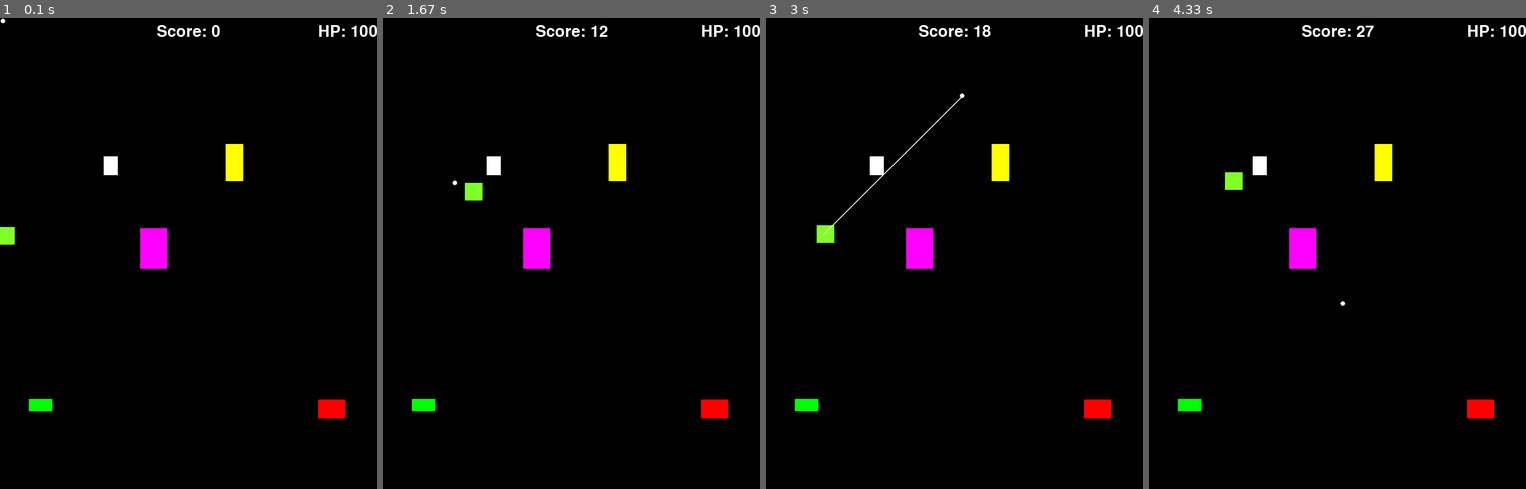
Above: before the commit, frames 1-4 (left to right).
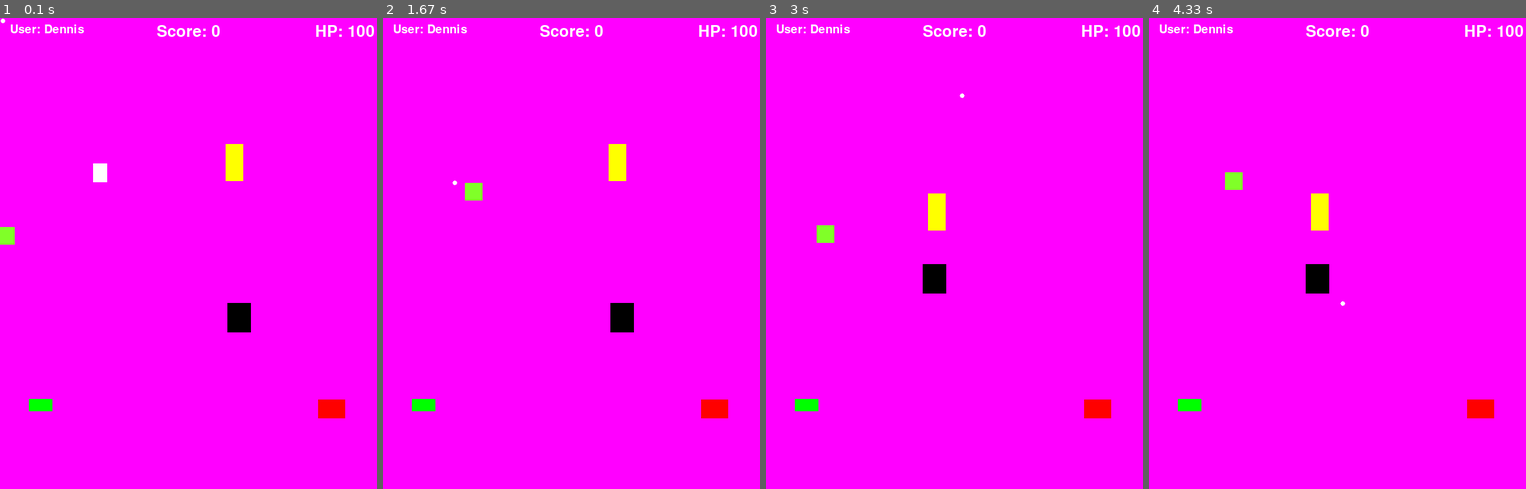
Above: after the commit, the same moments.

Repository: Dennis-Oberg/pygamemess
Game: pygame game, started from gameCore.py
Two runs of this game, one before a commit and one after it. Both use one fixed random seed, a clock stepped at 60 frames per second and the inputs below.
Inputs (mouse positions are in pixels of both pictures, inside the frame that each line leads up to):
- Up to frame 1 (0.1 s): no input
- Up to frame 2 (1.67 s): click (571, 253) at 0.38 s; hold D 0.67-1.13 s; click (692, 239) at 0.75 s; hold W 1.17-1.47 s; click (481, 258) at 1.25 s; hold D from 1.5 s (still down); click (454, 182) at 1.58 s
- Up to frame 3 (3 s): release D at 1.97 s; hold A 2-2.53 s; click (1011, 88) at 2.08 s; hold S 2.57-2.87 s; click (999, 295) at 2.65 s; hold A from 2.9 s (still down); click (962, 93) at 2.98 s
- Up to frame 4 (4.33 s): release A at 3.3 s; hold W 3.33-3.7 s; click (1201, 239) at 3.42 s; hold D from 3.73 s (still down); click (1341, 305) at 3.82 s

The runs differ from the first frame. In frame 1, 98% of the frame differs, in the area x 0-100%, y 0-100%; in frame 2, 98%; in frame 3, 98%; in frame 4, 98%.

Commit message:
somewhat working stuff

Diff:
--- a/gameCore.py
+++ b/gameCore.py
@@ -8,6 +8,9 @@
 pygame.init()
 vec = pygame.math.Vector2
 mainClock = pygame.time.Clock()
+
+lead_x = 300
+lead_y = 300
 
 
 HEIGHT = 800
@@ -97,22 +100,28 @@
 
 
 
-    def createMouse(self, surface):
+    def createMouse(self, surface, boxList):
         pygame.mouse.set_visible(False)
         pygame.draw.circle(surface, (255,255,255), pygame.mouse.get_pos(), 4)
-        if event.type == pygame.MOUSEBUTTONDOWN:
+        if event.type == pygame.MOUSEBUTTONDOWN and self.isAiming(boxList):
             self.drawLine(surface)
             self.score += 1
 
 
-    def drawLine(self, surface):
-        pygame.draw.line(surface, (255,255,255), (self.pos.x, self.pos.y - 15),pygame.mouse.get_pos(), 2)
+        #LÖS SENARE  boxes.rect.center funkar ej
+    def isAiming(self, boxList):
+        for boxes in boxList:
+            if (pygame.mouse.get_pos() == boxes.rect.center):
+                return True
+
+    def drawLine(self, surface, boxList):
+            pygame.draw.line(surface, colours[random.randint(0, 7)], (self.pos.x, self.pos.y - 15),pygame.mouse.get_pos(), random.randint(2,4))
 
     def checkBoXCollision(self, boxList):
         for boxes in boxList:
             if(self.rect.colliderect(boxes.rect)):
-               self.hp -= 1
-
+               #self.hp -= 1
+               return True
 
 
 
@@ -134,8 +143,9 @@
             self.vel.y = HEIGHT
             self.health =- 2
 
-class Box():
+class Box(pygame.sprite.Sprite):
     def __init__(self, color, x,y,width,height, text=''):
+        super().__init__()
         self.color = color
         self.x = x
         self.y = y
@@ -143,10 +153,34 @@
         self.height = height
         self.text = text
         self.pos = vec(x,y)
+        self.speed = 6
+        self.min_dist = 200
+        self.lead_x_change = 0
+        self.lead_y_change = 0
+        self.lead_x = 10
+        self.lead_y = 10
 
         self.rect = pygame.Rect(x,y, width, height)
 
 
+    def boxFollowPlayer(self, player, boxList):
+        if player.checkBoXCollision(boxList):
+            player.hp +=1
+        else:
+            self.lead_x += self.lead_x_change
+            self.lead_y += self.lead_y_change
+
+            delta_x = player.pos.x - self.pos.x
+            delta_y = player.pos.y - self.pos.y
+
+            if abs(delta_x) <= self.min_dist and abs(delta_y) <= self.min_dist:
+                enemy_move_x = abs(delta_x) > abs(delta_y)
+                if abs(delta_x) > self.speed and abs(delta_x) > self.speed:
+                    enemy_move_x = random.random() < 0.5
+                if enemy_move_x:
+                    self.x += min(delta_x, self.speed) if delta_x > 0 else max(delta_x, -self.speed)
+                else:
+                    self.y += min(delta_y, self.speed) if delta_y > 0 else max(delta_y, -self.speed)
 
 
     def draw(self,win,outline=None):
@@ -169,20 +203,6 @@
         return False
 
 
-class Game():
-    def __init__(self, width, heigth):
-        self.width = width
-        self.heigth = heigth
-        self.Main()
-
-    def Main(self):
-        print("Hej")
-
-    def gameState(self, displaySurface):
-        pass
-
-    def optionState(self, displaySurface):
-        pass
 
 
 
@@ -194,6 +214,7 @@
         self.mx, self.my = pygame.mouse.get_pos()
 
 
+
     def draw_text(self, displaySurface,text, font, color, x,y):
         textobject = font.render(text, 1, color)
         textrectangle = textobject.get_rect()
@@ -207,9 +228,11 @@
 
     def gameOver(self, player):
         if player.hp <= 0:
-            self.main_menu()
-
-    def main_menu(self):
+            self.main_menu(self.surface)
+
+
+    def main_menu(self, displaySurface):
+
         while True:
             self.surface.fill((125,200,30))
             self.draw_text(self.surface, "Game Over", 200, WIDTH / 2, HEIGHT / 2)
@@ -260,11 +283,6 @@
 
 
 
-
-
-
-
-
 all_sprites = pygame.sprite.Group()
 all_sprites.add(play1)
 
@@ -274,12 +292,11 @@
 boxList = []
 for randomObst in range(6):
     boxList.append(Box(colours[random.randint(0,7)],  random.randint(40,WIDTH),random.randint(80, HEIGHT), random.randint(20,80), random.randint(20,80)))
-
-if __name__ == "__main__":
-    Game(WIDTH, HEIGHT)
+    platforms.add(boxList)
+
 
 while True:
-    displaysurface.fill((0,0,0))
+    displaysurface.fill(PINK)
 
     for event in pygame.event.get():
         if event.type == QUIT:
@@ -289,27 +306,27 @@
             pygame.quit()
             sys.exit
 
-    for button in boxList:
-        button.draw(displaysurface)
+    for boxes in boxList:
+        boxes.draw(displaysurface)
+        boxes.boxFollowPlayer(play1, boxList)
 
     for entity in all_sprites:
         displaysurface.blit(entity.surf, entity.rect)
 
+    #for boxes in platforms:
+     #   displaysurface.blit(boxes.surf, boxes.rect)
+
 
     font = pygame.font.SysFont(None, 24)
     img = font.render('hello', True, (255,255,255))
-    gameCore.draw_text(displaysurface, "User: " + gameCore.player.name,30, HEIGHT - 50, 10)
-    gameCore.draw_text(displaysurface, "Score: " + str(play1.score), 40, WIDTH / 2, 10)
-    gameCore.draw_text(displaysurface, "HP: " + str(play1.hp), 40, WIDTH -50, 10)
+    gameCore.draw_text(displaysurface, "User: " + gameCore.player.name,30, 80, 10)
+    gameCore.draw_text(displaysurface, "Score: " + str(gameCore.player.score), 40, WIDTH / 2, 10)
+    gameCore.draw_text(displaysurface, "HP: " + str(gameCore.player.hp), 40, WIDTH -55, 10)
 
     gameCore.gameOver(play1)
 
     play1.move()
-
-
-
-    play1.createMouse(displaysurface)
-    play1.checkBoXCollision(boxList)
-
+    play1.createMouse(displaysurface, boxList)
+    #play1.checkBoXCollision(boxList)
     pygame.display.update()
     FramePerSec.tick(FPS)
